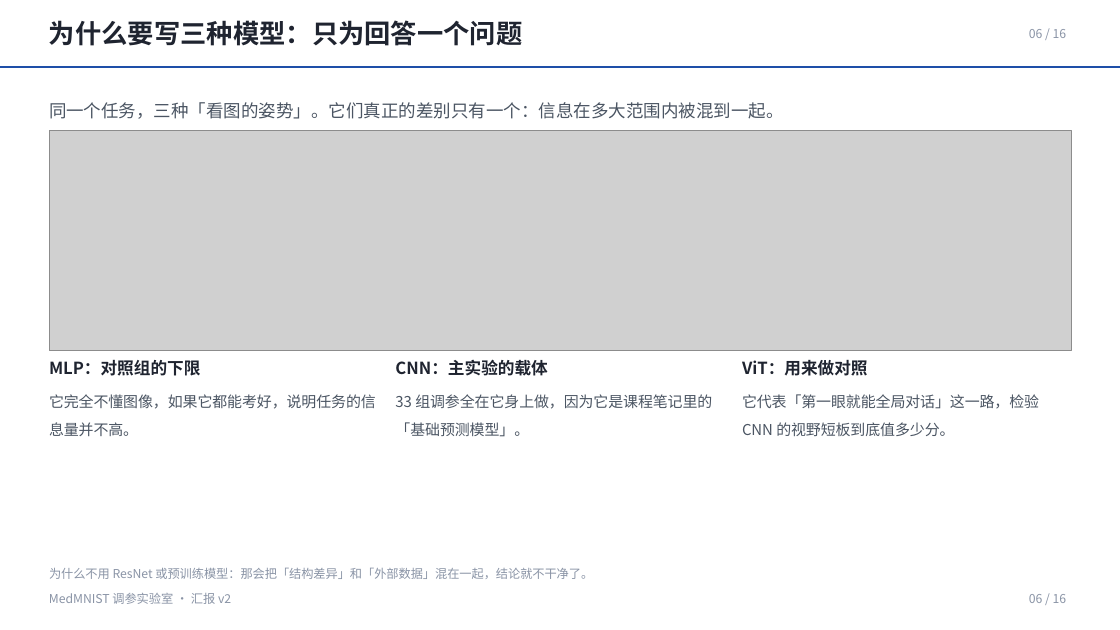
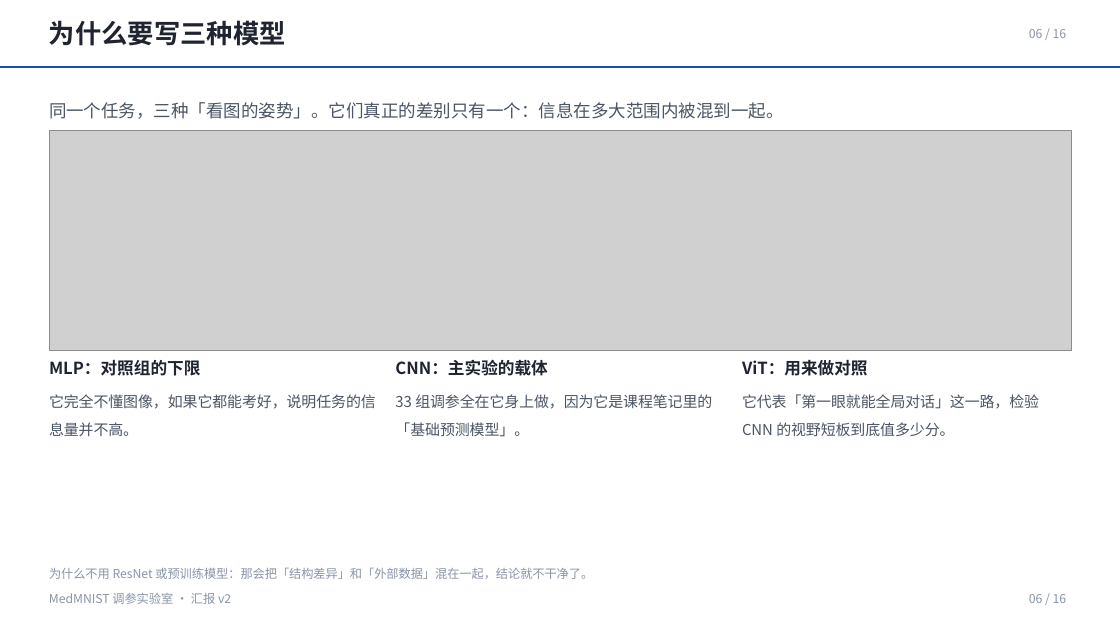
Before and after one commit to via453/medmnist-tuning-lab, a slide deck: slide 6 of MedMNIST调参实验室_汇报_v3/MedMNIST调参实验室_汇报_v3.pptx. Drawn at 1120x630 pixels with LibreOffice and Linux fonts; fonts in the diff are those of the drawing; grey boxes stand for pictures. Boxes give left, top, right and bottom in pixels: in the first picture for what was removed or moved away, otherwise in the second. Text is boxed around its words. In the diff, an @@ line names an element or a change of style, - is before the commit and + after.

```diff
--- a/MedMNIST调参实验室_汇报_v3/MedMNIST调参实验室_汇报_v3.pptx
+++ b/MedMNIST调参实验室_汇报_v3/MedMNIST调参实验室_汇报_v3.pptx
@@ text at [49,20,286,46]: text changed @@
-为什么要写三种模型：只为回答一个问题
+为什么要写三种模型
```
Also in this commit, not shown: 2 other slides changed, 1 other file.
